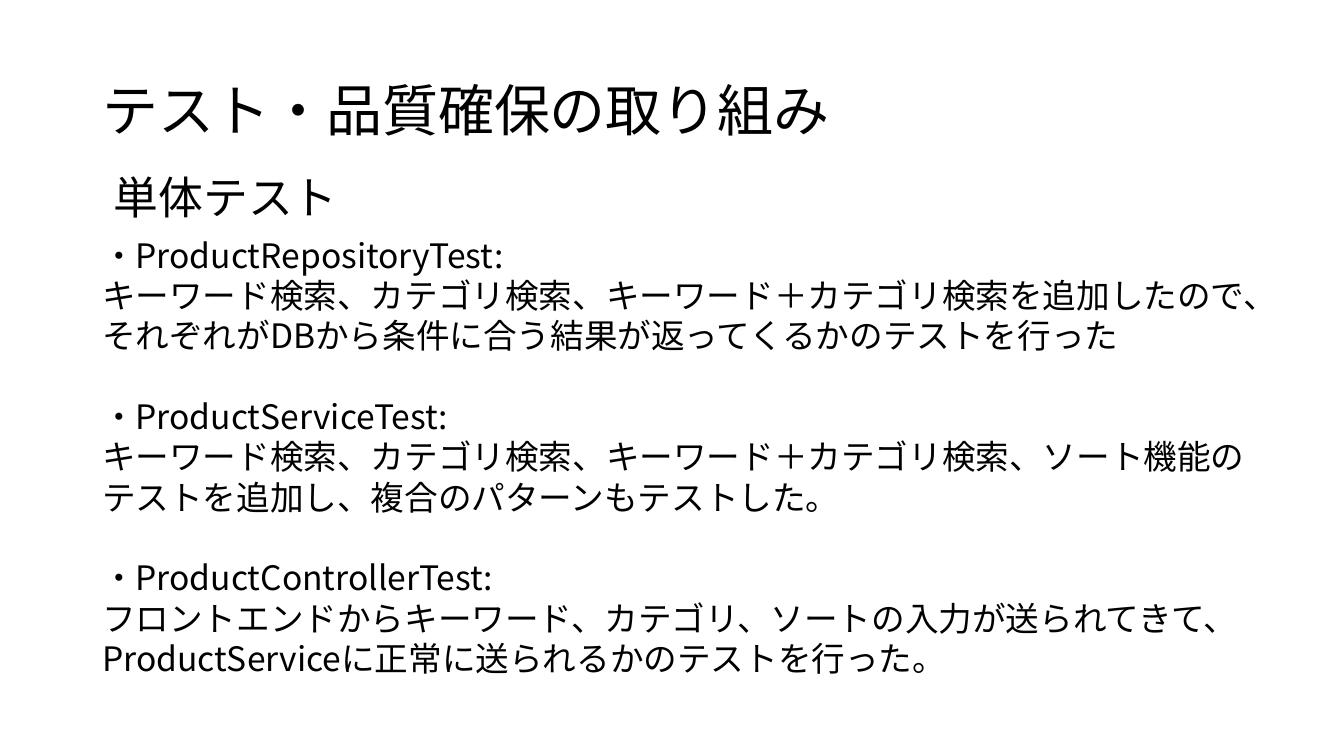
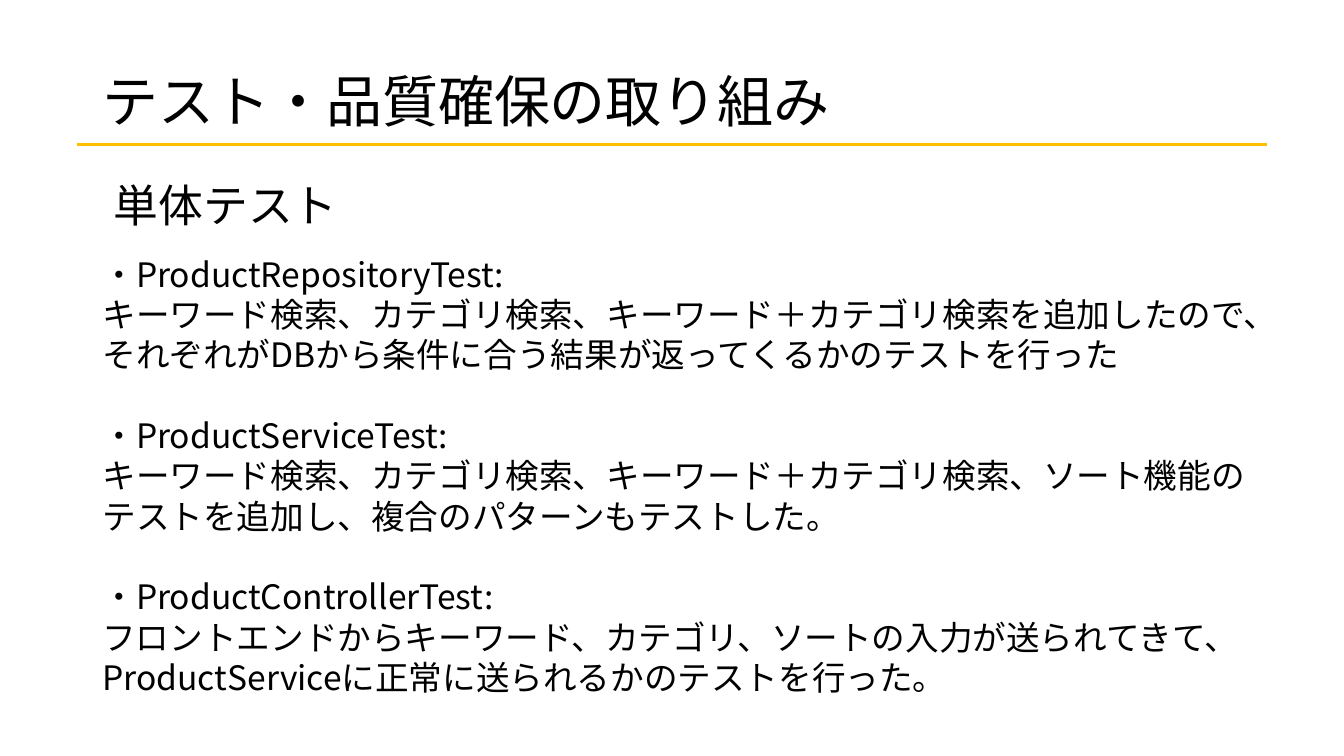
Before and after one commit to kadowakiyuya/simplezakka, a slide deck: slide 11 of 成果発表会/成果発表会.pptx (slide 12 before the commit). Drawn at 1344x756 pixels with LibreOffice and Linux fonts; fonts in the diff are those of the drawing. Boxes give left, top, right and bottom in pixels: in the first picture for what was removed or moved away, otherwise in the second. Text is boxed around its words. In the diff, an @@ line names an element or a change of style, - is before the commit and + after.

```diff
--- a/成果発表会/成果発表会.pptx
+++ b/成果発表会/成果発表会.pptx
@@ title "テスト・品質確保の取り組み": place and size @@
-title "テスト・品質確保の取り組み" at <box>102,84,829,136</box>
+title "テスト・品質確保の取り組み" at <box>102,75,829,127</box>
@@ line added from (77, 144) to (1267, 144), #FFC000 1.75 pt @@
@@ text "単体テスト": place and size @@
-text "単体テスト" at <box>114,176,338,218</box>
+text "単体テスト" at <box>114,184,338,226</box>
@@ text "・ProductRepositoryTest:": place and size @@
-text "・ProductRepositoryTest:" at <box>102,241,1277,674</box>
+text "・ProductRepositoryTest:" at <box>102,260,1277,693</box>
```
Also in this commit, not shown: 19 other slides changed, 2 slides added, 3 slides removed, 1 other file.
